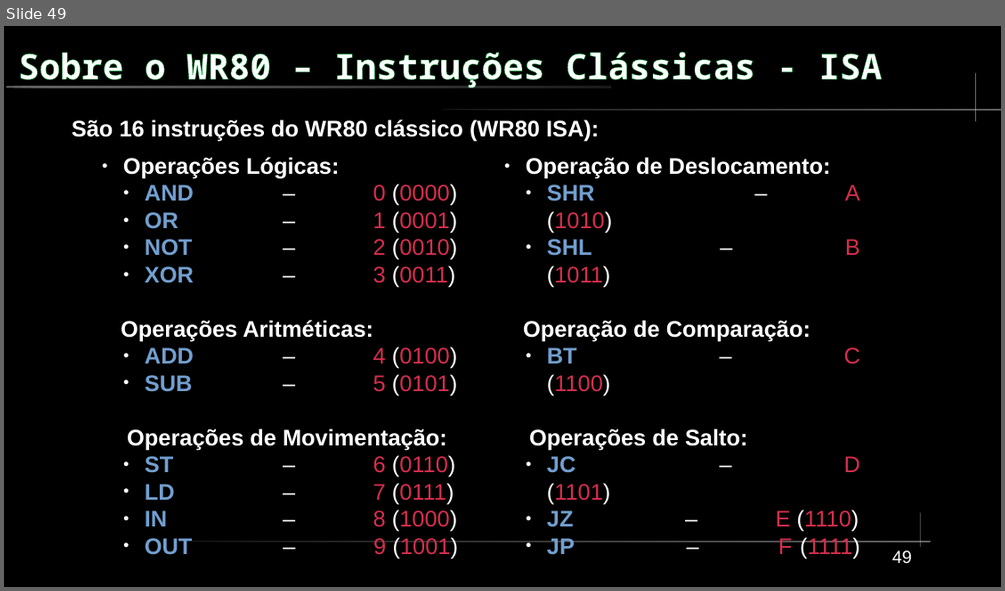
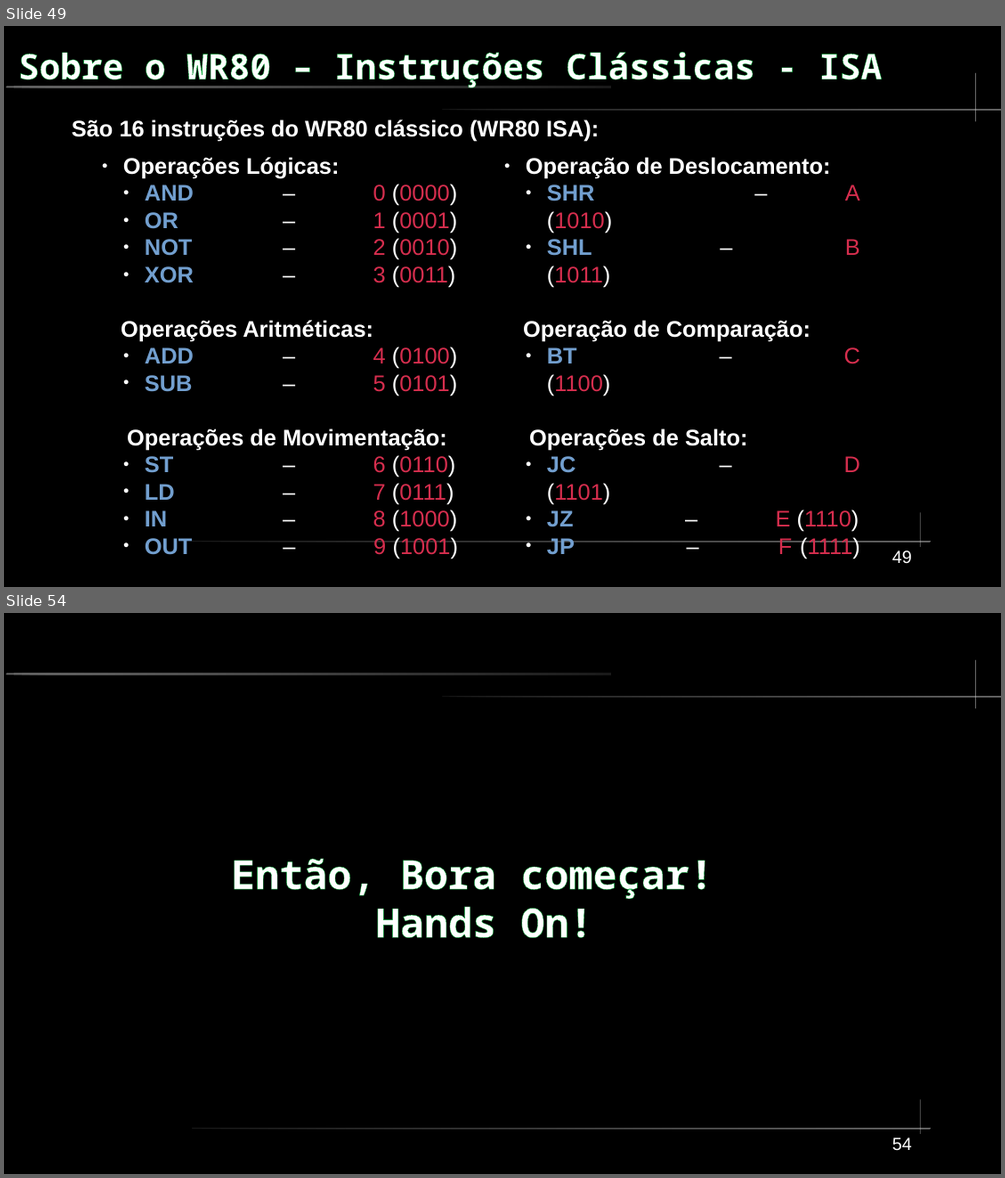
Before and after one commit to FrancisBFTC/WR80-Dev-Kit, a slide deck: Docs/Worshop-CPGoiás5.odp. Shown one above the other, each under a label of ours: slide 49 before the commit, slides 49 and 54 after it; the slides between them are not shown. The pictures are 1005x591 and 1005x1178 pixels, drawn with LibreOffice and Linux fonts; fonts in the diff are those of the drawing. Boxes give left, top, right and bottom in pixels: in the first picture for what was removed or moved away, otherwise in the second. Text is boxed around its words. In the diff, an @@ line names an element or a change of style, - is before the commit and + after.

```diff
--- a/Docs/Worshop-CPGoiás5.odp
+++ b/Docs/Worshop-CPGoiás5.odp
@@ slide 54 added at bbox=[4, 613, 1001, 1174], background #000000; not listed: 5 template elements that a slide beside it also shows @@
@@ text added at bbox=[231, 858, 713, 938], 32 pt, text #FFFFFF, bold @@
+Então, Bora começar!
+Hands On!
@@ page number added at bbox=[892, 1137, 912, 1151], 14 pt, text #FFFFFF @@
+54
```
Also in this commit, not shown: 8 slides changed, 5 other slides added.
